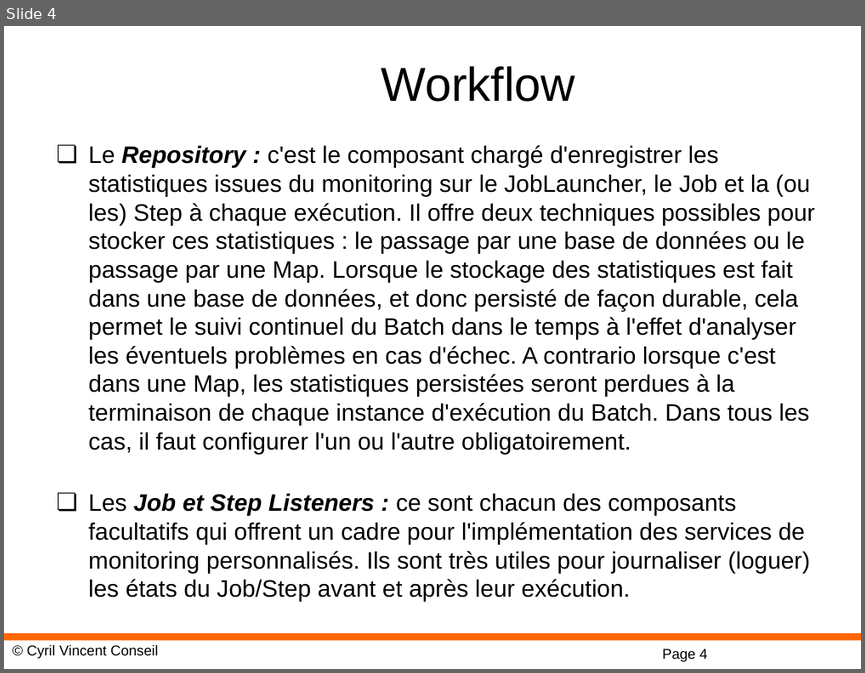
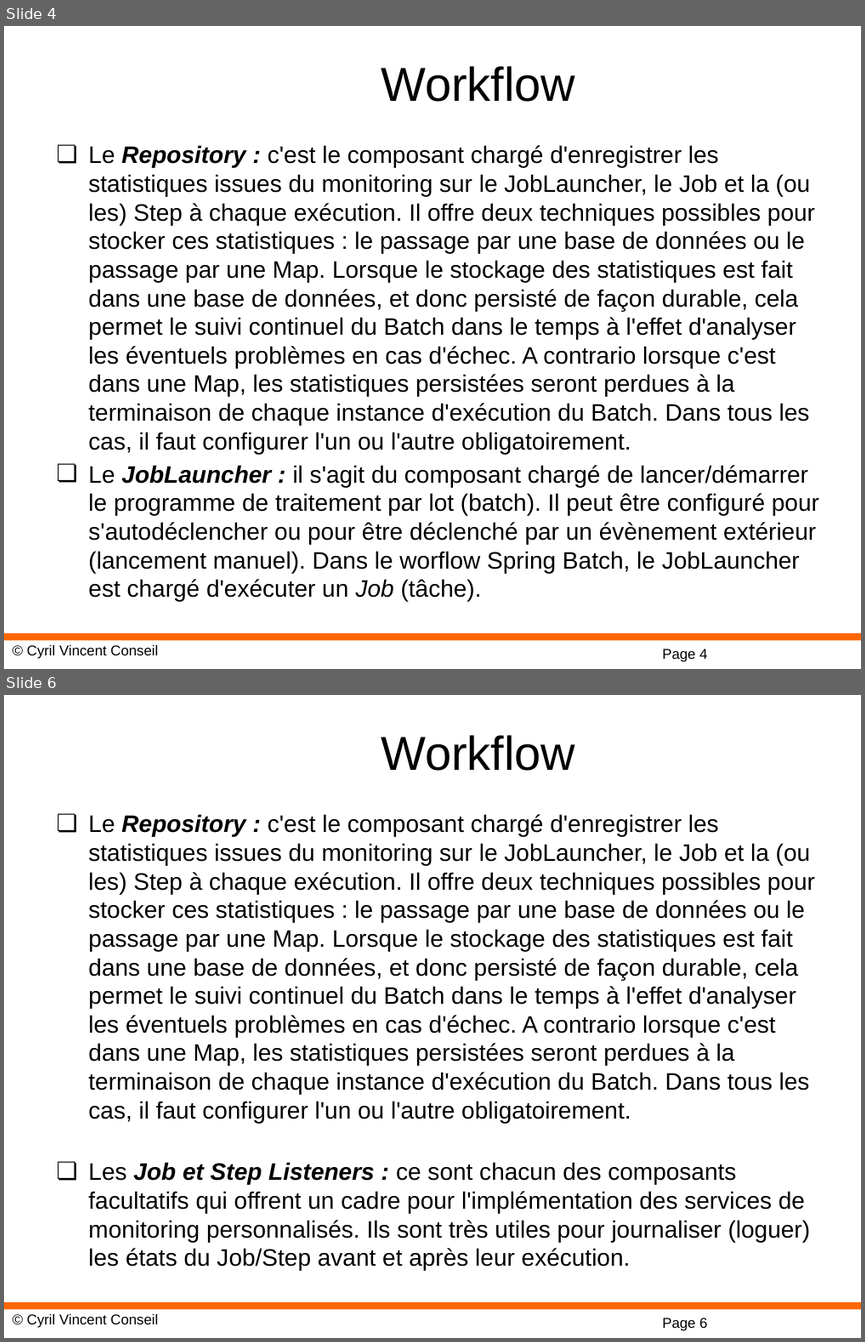
Before and after one commit to cyrilvincent/spring, a slide deck: ppt/Spring-10-Batch.pptx. Shown one above the other, each under a label of ours: slide 4 before the commit, slides 4 and 6 after it; the slides between them are not shown. The pictures are 865x673 and 865x1342 pixels, drawn with LibreOffice and Linux fonts; fonts in the diff are those of the drawing; background and template pictures are left out. Boxes give left, top, right and bottom in pixels: in the first picture for what was removed or moved away, otherwise in the second. Text is boxed around its words. In the diff, an @@ line names an element or a change of style, - is before the commit and + after.

```diff
--- a/ppt/Spring-10-Batch.pptx
+++ b/ppt/Spring-10-Batch.pptx
@@ slide 4 added at bbox=[4, 26, 861, 669], background #FFFFFF; not listed: 3 template elements that a slide beside it also shows @@
@@ title added at bbox=[381, 66, 575, 102], 40 pt, text #000000 @@
+Workflow
@@ text added at bbox=[88, 145, 819, 601], 20 pt, text #000000 @@
+❏ Le Repository : c'est le composant chargé d'enregistrer les statistiques issues du monitoring sur le JobLauncher, le Job et la (ou les) Step à chaque exécution. Il offre deux techniques possibles pour stocker ces statistiques : le passage par une base de données ou le passage par une Map. Lorsque le stockage des statistiques est fait dans une base de données, et donc persisté de façon durable, cela permet le suivi continuel du Batch dans le temps à l'effet d'analyser les éventuels problèmes en cas d'échec. A contrario lorsque c'est dans une Map, les statistiques persistées seront perdues à la terminaison de chaque instance d'exécution du Batch. Dans tous les cas, il faut configurer l'un ou l'autre obligatoirement.
+❏ Le JobLauncher : il s'agit du composant chargé de lancer/démarrer le programme de traitement par lot (batch). Il peut être configuré pour s'autodéclencher ou pour être déclenché par un évènement extérieur (lancement manuel). Dans le worflow Spring Batch, le JobLauncher est chargé d'exécuter un Job (tâche).
@@ what was slide 4 is now slide 6 @@
@@ page number at bbox=[662, 1317, 707, 1331]: text changed @@
-Page 4
+Page 6
```
Also in this commit, not shown: 1 slide changed, 10 other files.
